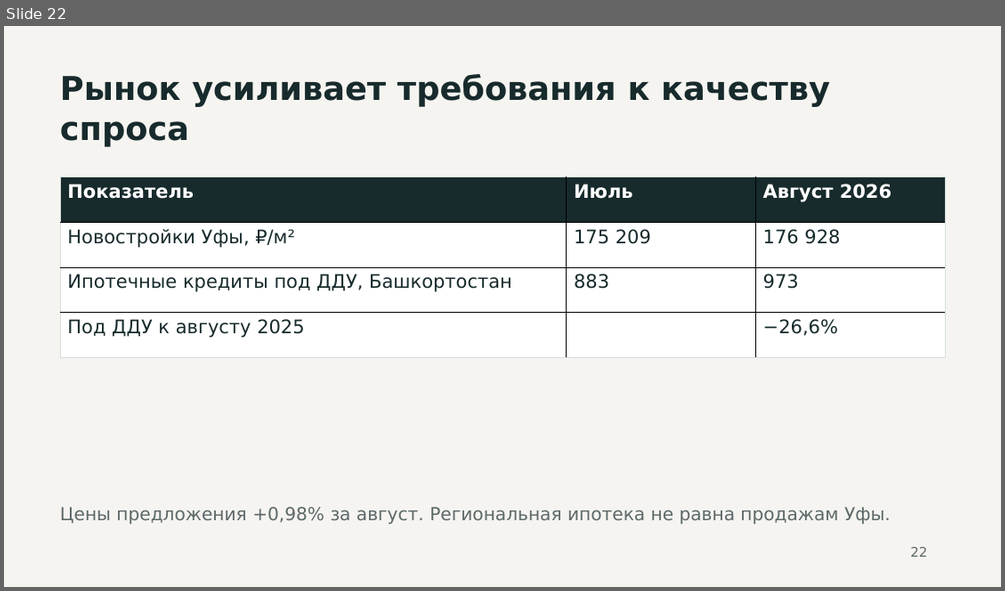
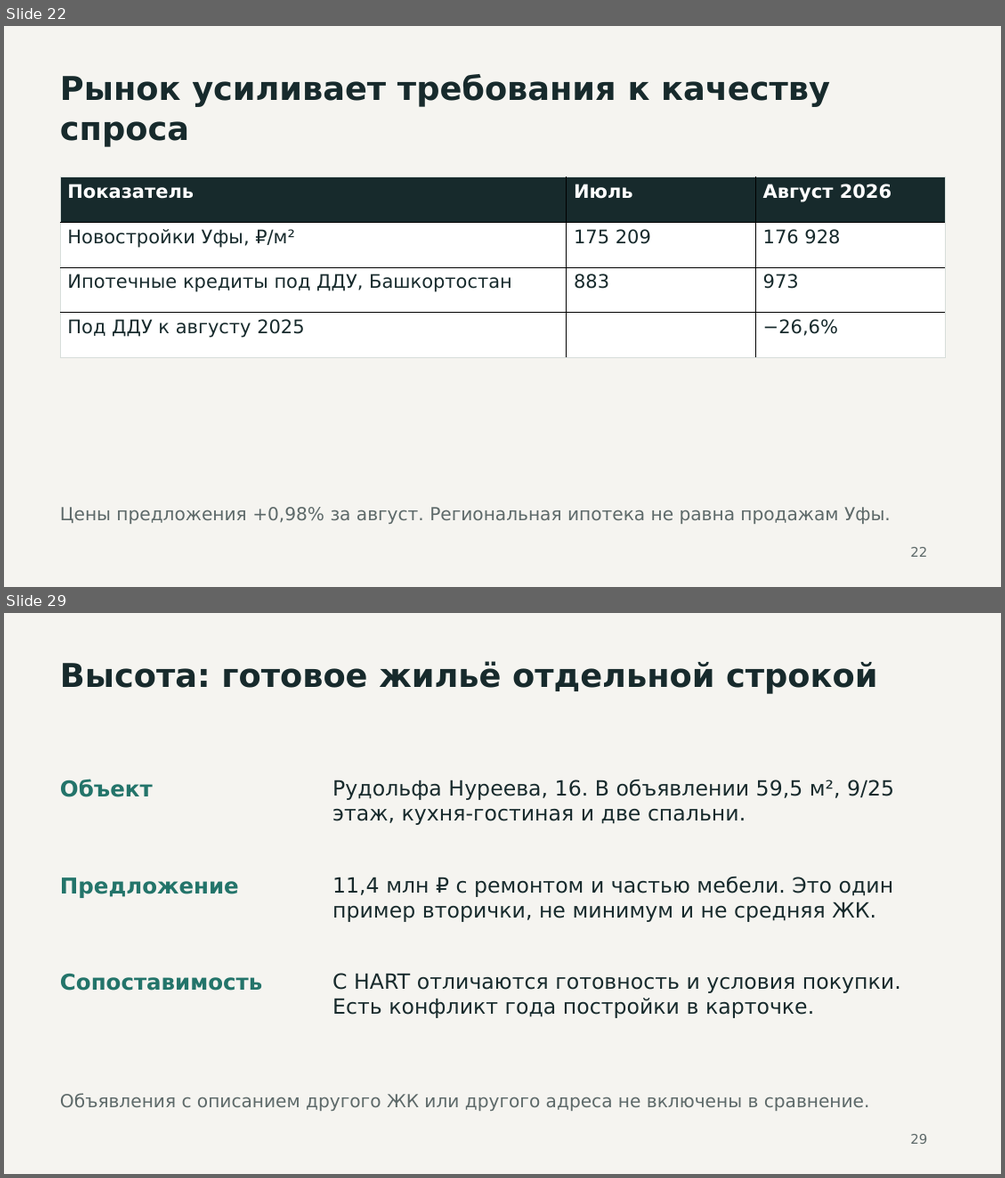
Before and after one commit to akaemov/hartdevelopment-meeting-realty, a slide deck: presentation/hartdevelopment-meeting-realty.pptx. Shown one above the other, each under a label of ours: slide 22 before the commit, slides 22 and 29 after it; the slides between them are not shown. The pictures are 1005x591 and 1005x1178 pixels, drawn with LibreOffice and Linux fonts; fonts in the diff are those of the drawing. Boxes give left, top, right and bottom in pixels: in the first picture for what was removed or moved away, otherwise in the second. Text is boxed around its words. In the diff, an @@ line names an element or a change of style, - is before the commit and + after.

Commit message:
Add HART apartment registry price comparison and retain Vysota separately

```diff
--- a/presentation/hartdevelopment-meeting-realty.pptx
+++ b/presentation/hartdevelopment-meeting-realty.pptx
@@ slide 29 added at <box>4,613,1001,1174</box>, background #F5F4F0 @@
@@ text added at <box>60,661,877,694</box>, 31.5 pt, text #172A2C, bold @@
+Высота: готовое жильё отдельной строкой
@@ text added at <box>60,779,153,797</box>, 21 pt, text #23746A, bold @@
+Объект
@@ text added at <box>332,779,894,825</box>, 20.2 pt, text #172A2C @@
+Рудольфа Нуреева, 16. В объявлении 59,5 м², 9/25 этаж, кухня-гостиная и две спальни.
@@ text added at <box>60,877,239,898</box>, 21 pt, text #23746A, bold @@
+Предложение
@@ text added at <box>332,876,894,922</box>, 20.2 pt, text #172A2C @@
+11,4 млн ₽ с ремонтом и частью мебели. Это один пример вторички, не минимум и не средняя ЖК.
@@ text added at <box>60,973,262,990</box>, 21 pt, text #23746A, bold @@
+Сопоставимость
@@ text added at <box>332,973,901,1018</box>, 20.2 pt, text #172A2C @@
+С HART отличаются готовность и условия покупки. Есть конфликт года постройки в карточке.
@@ text added at <box>60,1093,870,1111</box>, 17.2 pt, text #5D6969 @@
+Объявления с описанием другого ЖК или другого адреса не включены в сравнение.
@@ text added at <box>910,1134,927,1143</box>, 12.8 pt, text #5D6969 @@
+29
```
Also in this commit, not shown: 18 slides changed, 6 other slides added, 1 slide removed, 11 other files.
